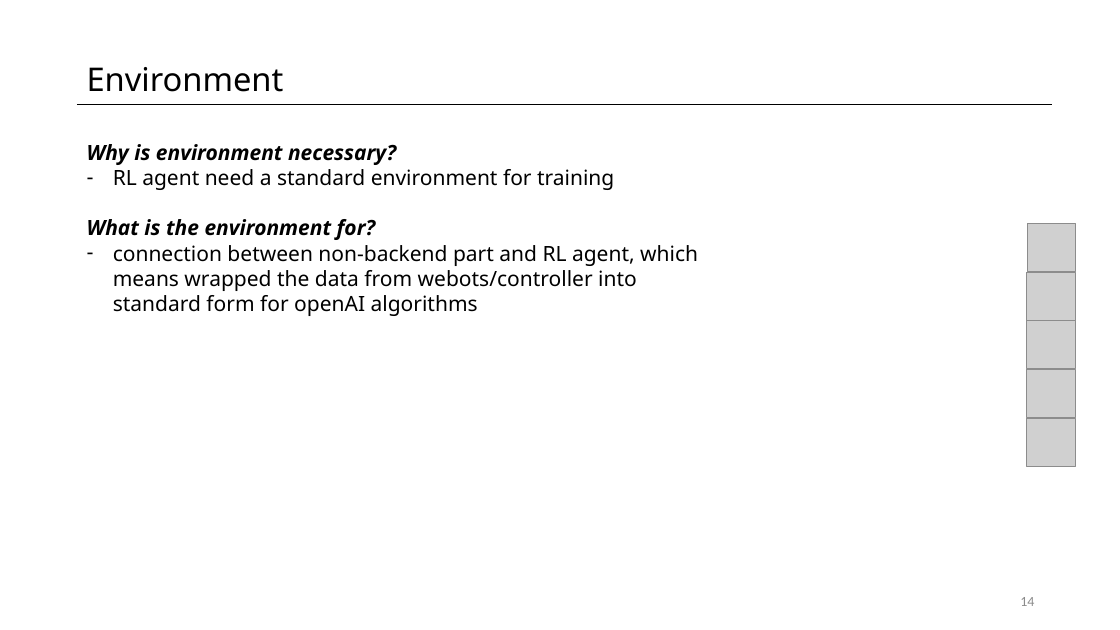
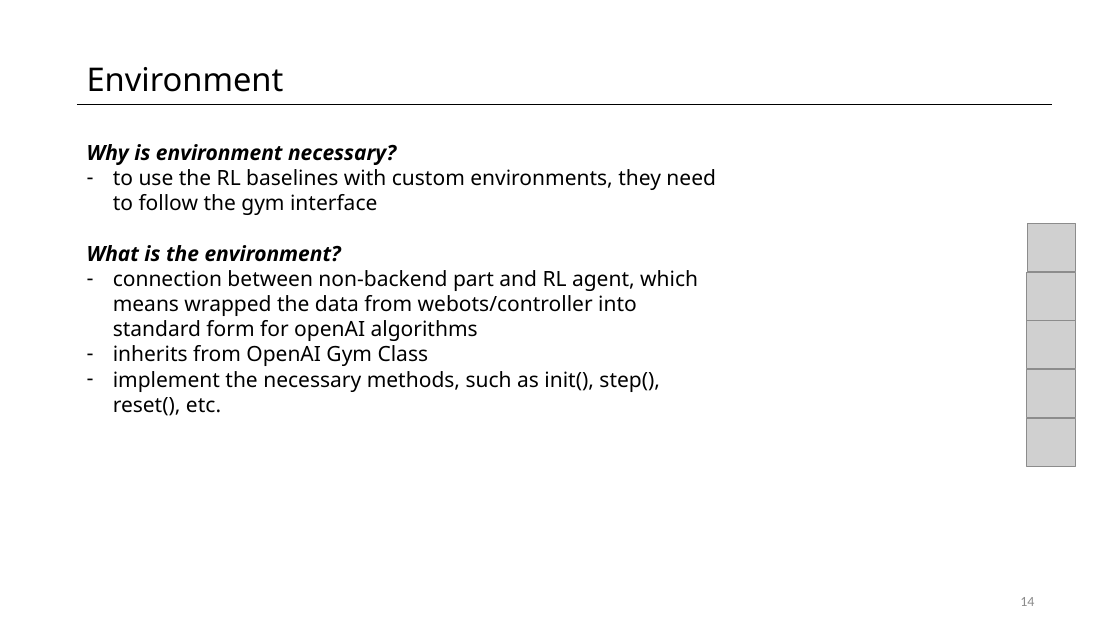
Before and after one commit to fpedd/ees-pees, a slide deck: slide 14 of orga/milestone_presentations/MP2.pptx. Drawn at 1120x630 pixels with LibreOffice and Linux fonts; fonts in the diff are those of the drawing; grey boxes stand for pictures. Boxes give left, top, right and bottom in pixels: in the first picture for what was removed or moved away, otherwise in the second. Text is boxed around its words. In the diff, an @@ line names an element or a change of style, - is before the commit and + after.

```diff
--- a/orga/milestone_presentations/MP2.pptx
+++ b/orga/milestone_presentations/MP2.pptx
@@ text at (87, 169, 716, 262): text changed @@
-– RL agent need a standard environment for training
-What is the environment for?
+– to use the RL baselines with custom environments, they need to follow the gym interface
+What is the environment?
@@ text at (113, 345, 660, 416): paragraphs added @@
+– inherits from OpenAI Gym Class
+– implement the necessary methods, such as init(), step(), reset(), etc.
```
Also in this commit, not shown: 1 other slide changed, 1 slide added.
